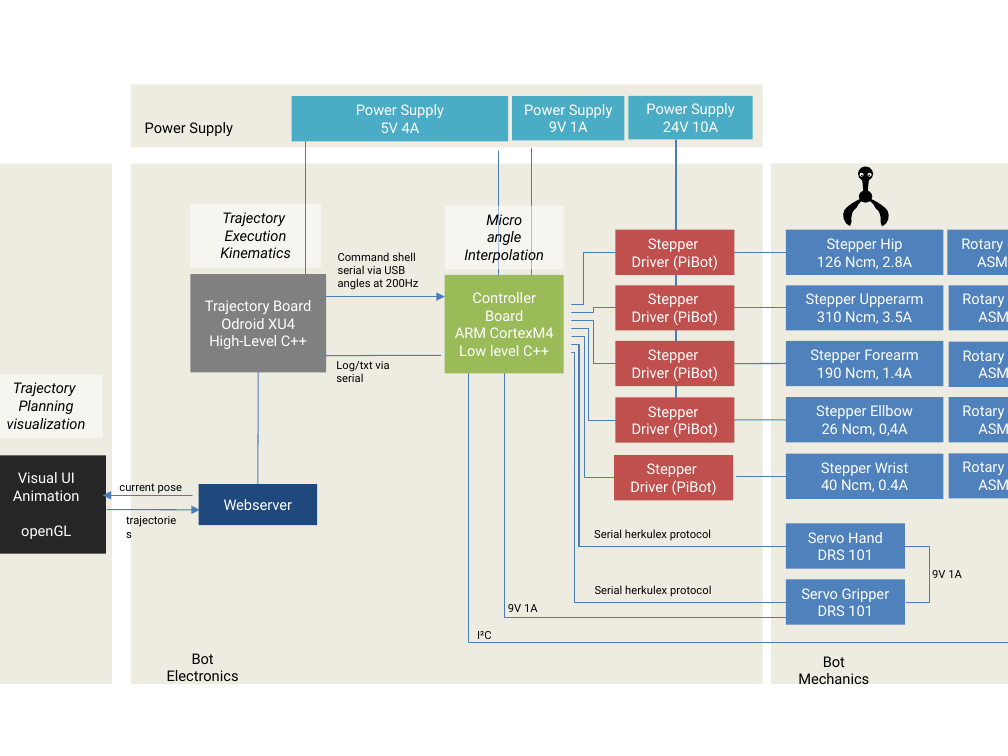
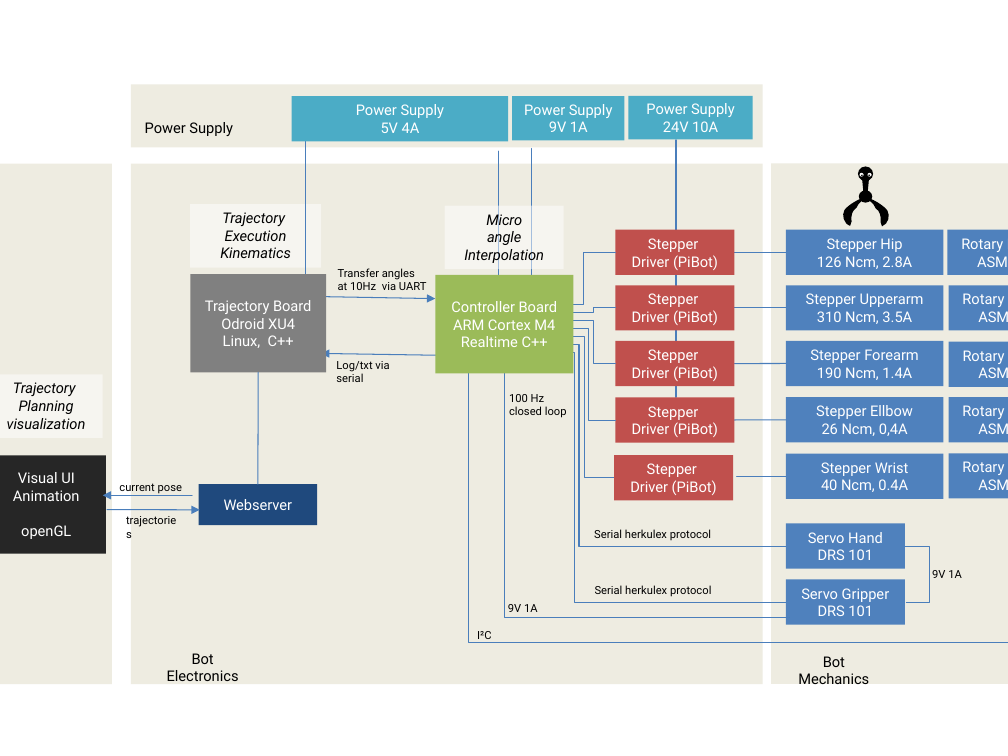
Before and after one commit to goergch/Walter, a slide deck: slide 3 of doc/Walter Documentation.pptx. Drawn at 1008x756 pixels with LibreOffice and Linux fonts; fonts in the diff are those of the drawing. Boxes give left, top, right and bottom in pixels: in the first picture for what was removed or moved away, otherwise in the second. Text is boxed around its words. In the diff, an @@ line names an element or a change of style, - is before the commit and + after.

```diff
--- a/doc/Walter Documentation.pptx
+++ b/doc/Walter Documentation.pptx
@@ text at [338,268,427,290]: text changed @@
-Command shell
-serial via USB
-angles at 200Hz
+Transfer angles
+at 10Hz via UART
@@ arrow moved from (322, 296) - (445, 296) to (322, 296) - (435, 298) @@
@@ rectangle "Controller Board": place and size @@
-rectangle "Controller Board" at [445,275,563,374]
+rectangle "Controller Board" at [435,275,574,374]
@@ text in rectangle at [221,318,295,348]: text changed @@
-Odroid XU4
-High-Level C++
+Odroid XU4
+Linux, C++
@@ text in rectangle at [453,319,555,347]: text changed @@
-ARM CortexM4
-Low level C++
+ARM Cortex M4
+Realtime C++
@@ arrow moved from (440, 355) - (318, 356) to (440, 355) - (322, 354) @@
@@ text added at [509,394,567,418], 8 pt, text #000000 @@
+100 Hz
+closed loop
```
Also in this commit, not shown: 2 other slides changed, 29 other files.
